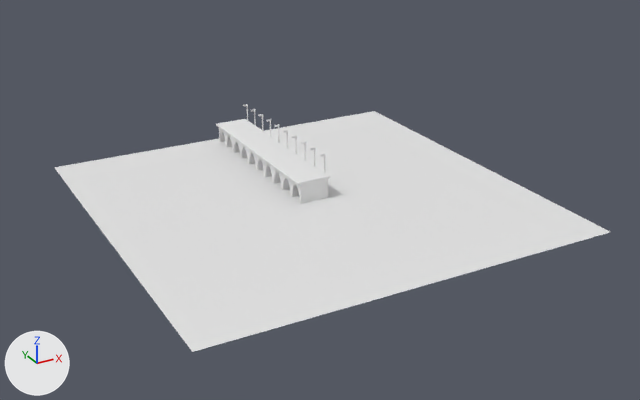
Renders of the Blender file BridgeMockup.blend from each side of a commit.
Before and after are seen from a 50 mm camera at (-75.1, -140.8, 69.3) aimed at (7.3, 9.0, -5.6). Lighting does not change. The marker at lower left points along +X, +Y and +Z.

Names of what the first picture shows: 'Archway', 'Ground'.
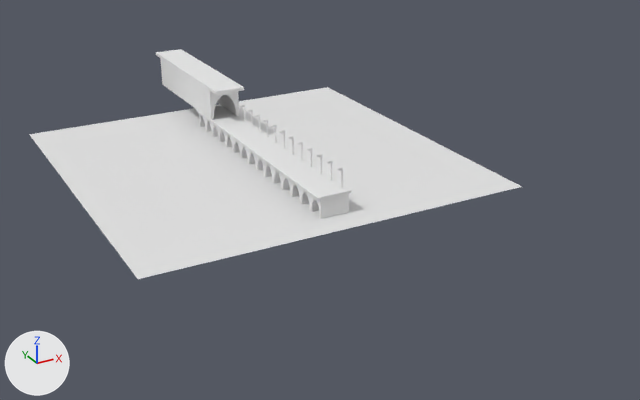
Pixel boxes [x1, y1, x2, y2] of what changed, in the pictures (640 x 400 px):
'Ground', moved: before [54, 111, 610, 352]; after [29, 87, 522, 279]
'Archway', moved, modifiers changed: before [216, 119, 331, 204]; after [196, 105, 352, 219]
'Tunnel', added: after [156, 49, 244, 120]

Diff of the bpy script that builds the scene:
```diff
--- a/BridgeMockup.blend.py
+++ b/BridgeMockup.blend.py
@@ me_cube_002 @@
+me_cube_002.from_pydata(...)  # 54 vertices, 31 faces; spans x -3.63..3.63, y -2.0..2.0, z -2.0..2.4
+me_cube_002.materials.append(mat_material_001)  # white #e7e7e7
@@ ob_ground @@
 ob_ground = bpy.data.objects.new('Ground', me_plane)
-ob_ground.location = (0.0, 0.0, 0.0)
+ob_ground.location = (0.0, 24.0, 0.0)
 ob_ground.scale = (40.0, 40.0, 40.0)
@@ ob_archway @@
 ob_archway = bpy.data.objects.new('Archway', me_cube)
-ob_archway.location = (0.0, 0.0, 2.0)
+ob_archway.location = (0.0, -8.0, 2.0)
 _m = ob_archway.modifiers.new('Archway', 'BOOLEAN')
@@ ob_archway @@
 _m = ob_archway.modifiers.new('Array', 'ARRAY')
-_m.count = 10
+_m.count = 15
 _m.constant_offset_displace = (0.0, 4.0, 0.0)
@@ ob_tunnel @@
+ob_tunnel = bpy.data.objects.new('Tunnel', me_cube_002)
+ob_tunnel.location = (0.0, 57.6, 7.8)
+ob_tunnel.rotation_euler = (0.0, 0.0, 1.571)  # degrees (0, 0, 90)
+ob_tunnel.scale = (5.51, 1.74, 1.74)
```
